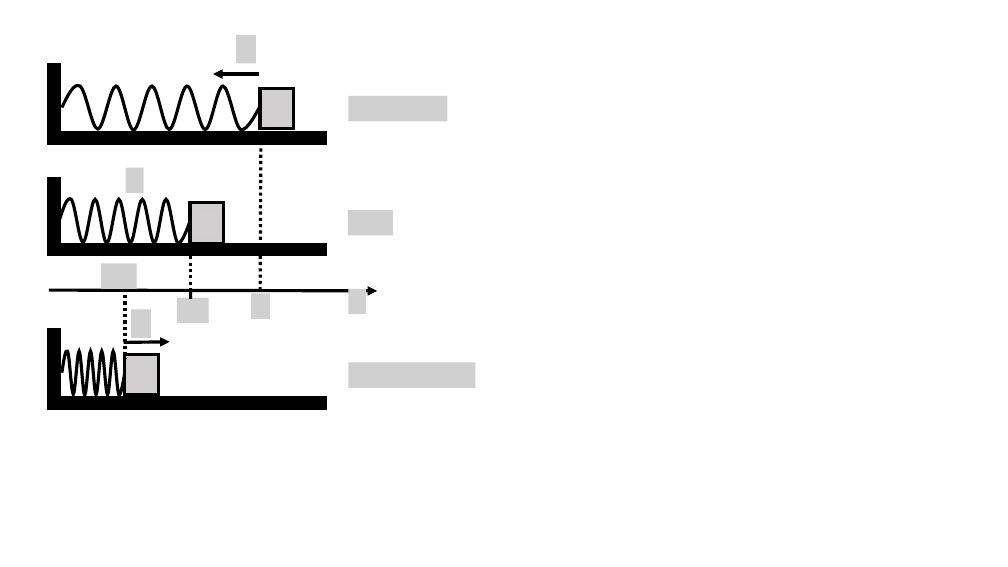
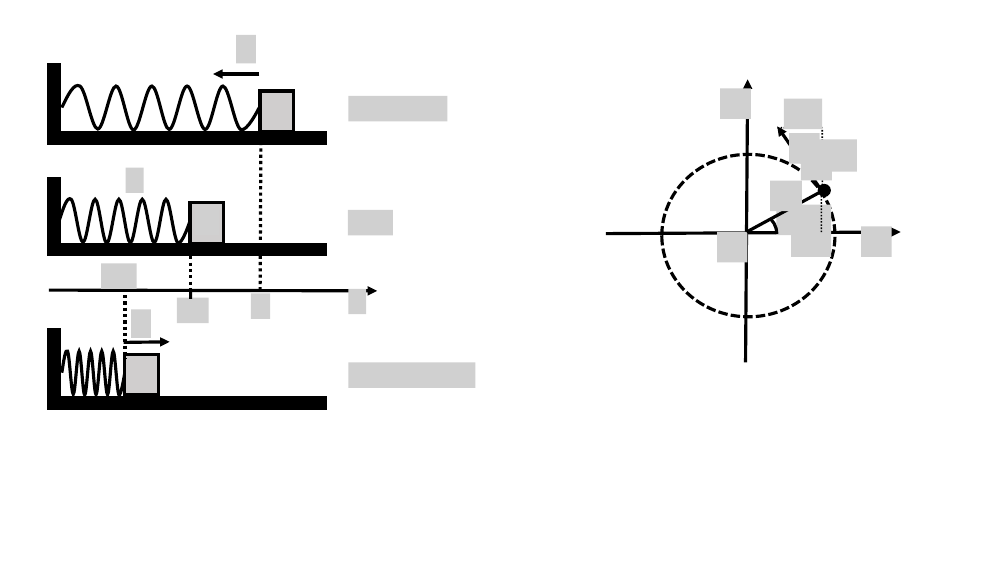
Before and after one commit to OSTP/PhysicsArtofModelling, a slide deck: slide 2 of tex/figures/SimpleHarmonicMotion/Figures.pptx. Drawn at 1008x567 pixels with LibreOffice and Linux fonts; fonts in the diff are those of the drawing; grey boxes stand for pictures. Boxes give left, top, right and bottom in pixels: in the first picture for what was removed or moved away, otherwise in the second. Text is boxed around its words. In the diff, an @@ line names an element or a change of style, - is before the commit and + after.

```diff
--- a/tex/figures/SimpleHarmonicMotion/Figures.pptx
+++ b/tex/figures/SimpleHarmonicMotion/Figures.pptx
@@ group added at bbox=[606, 79, 901, 362]: 10 pictures, 4 lines, 3 arrows, 2 ellipses, 1 arc (boxed as its full ellipse) @@
```
Also in this commit, not shown: 3 slides added, 8 other files.
